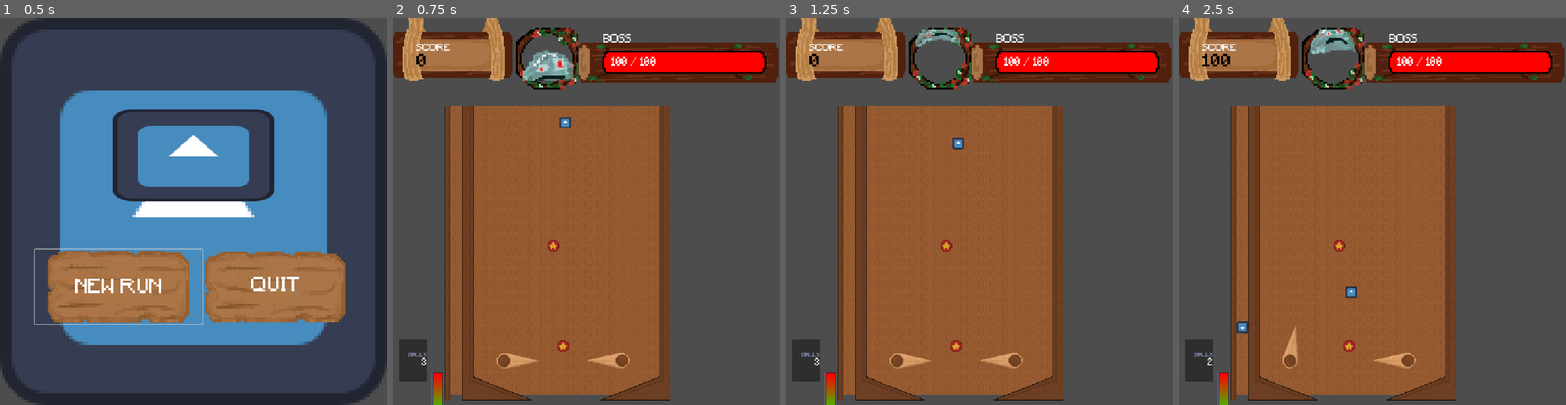
Above: before the commit, frames 1-4 (left to right).
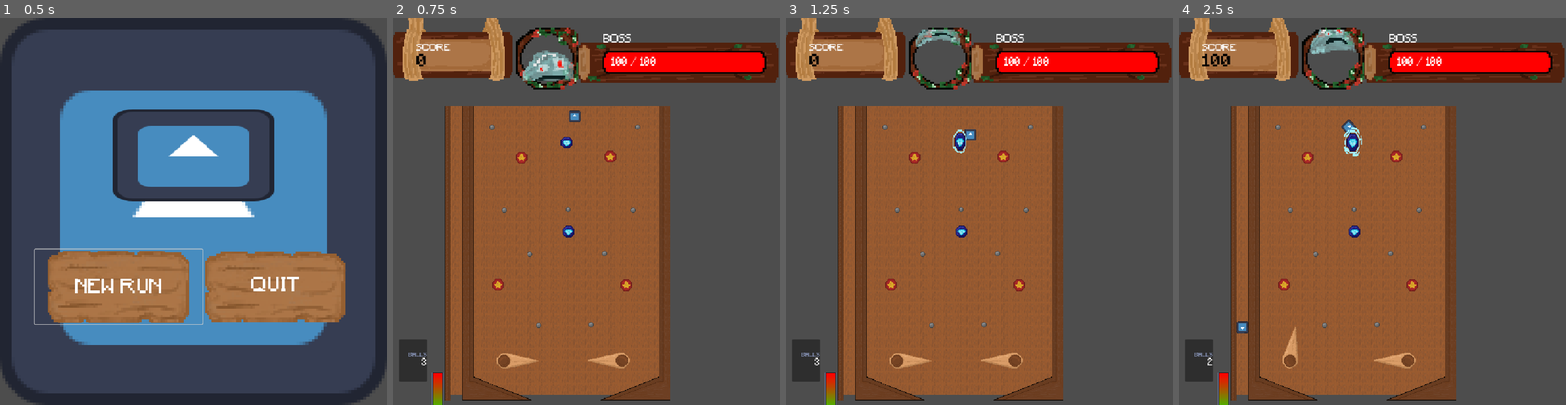
Above: after the commit, the same moments.

Repository: Josephs101/Hack-Haven-Game
Game: Godot game, scene res://scenes/start_menu.tscn
Two runs of this game, one before a commit and one after it. Both use one fixed random seed, a clock stepped at 60 frames per second and the inputs below. The engine's default icon, where the game draws it, is replaced by a stand-in: a white triangle on a blue panel in a dark square.
Inputs:
- Up to frame 1 (0.5 s): no input
- Up to frame 2 (0.75 s): click "NEW RUN" at 0.5 s
- Up to frame 3 (1.25 s): no input
- Up to frame 4 (2.5 s): tap Enter at 1.25 s; tap S (launch) at 1.35 s; hold A (LeftFlipper) from 2.03 s (still down); tap K at 2.1 s

Frame 1 is identical in both runs. In frame 2, 0.9% of the frame differs, in the area x 24-64%, y 23-87%; in frame 3, 0.9%; in frame 4, 1.0%, in the area x 24-64%, y 26-87%.

Commit message:
Finished First Level
setup done

Diff:
--- /dev/null
+++ b/scenes/gameplay/BlueBumper.tscn
@@ -0,0 +1,94 @@
+[gd_scene format=3 uid="uid://dk1025l1hjsa7"]
+
+[ext_resource type="Script" uid="uid://dl4yydjtbqlx3" path="res://scenes/gameplay/red_bumper.gd" id="1_lfvn2"]
+[ext_resource type="PackedScene" uid="uid://djtoeipqgwphp" path="res://scenes/gameplay/Bumper.tscn" id="2_3fskq"]
+[ext_resource type="Texture2D" uid="uid://c11gceex17sqg" path="res://assets/sprites/blue_bumper_animation.png" id="3_lfvn2"]
+
+[sub_resource type="AtlasTexture" id="AtlasTexture_3fskq"]
+atlas = ExtResource("3_lfvn2")
+region = Rect2(48, 0, 48, 48)
+
+[sub_resource type="AtlasTexture" id="AtlasTexture_2hgb3"]
+atlas = ExtResource("3_lfvn2")
+region = Rect2(96, 0, 48, 48)
+
+[sub_resource type="AtlasTexture" id="AtlasTexture_qbn11"]
+atlas = ExtResource("3_lfvn2")
+region = Rect2(144, 0, 48, 48)
+
+[sub_resource type="AtlasTexture" id="AtlasTexture_6rppa"]
+atlas = ExtResource("3_lfvn2")
+region = Rect2(192, 0, 48, 48)
+
+[sub_resource type="AtlasTexture" id="AtlasTexture_otybg"]
+atlas = ExtResource("3_lfvn2")
+region = Rect2(240, 0, 48, 48)
+
+[sub_resource type="AtlasTexture" id="AtlasTexture_yy3rv"]
+atlas = ExtResource("3_lfvn2")
+region = Rect2(288, 0, 48, 48)
+
+[sub_resource type="AtlasTexture" id="AtlasTexture_ny48j"]
+atlas = ExtResource("3_lfvn2")
+region = Rect2(336, 0, 48, 48)
+
+[sub_resource type="AtlasTexture" id="AtlasTexture_w0tsr"]
+atlas = ExtResource("3_lfvn2")
+region = Rect2(384, 0, 48, 48)
+
+[sub_resource type="AtlasTexture" id="AtlasTexture_0p1s8"]
+atlas = ExtResource("3_lfvn2")
+region = Rect2(0, 0, 48, 48)
+
+[sub_resource type="SpriteFrames" id="SpriteFrames_ucolp"]
+animations = [{
+"frames": [{
+"duration": 1.0,
+"texture": SubResource("AtlasTexture_3fskq")
+}, {
+"duration": 1.0,
+"texture": SubResource("AtlasTexture_2hgb3")
+}, {
+"duration": 1.0,
+"texture": SubResource("AtlasTexture_qbn11")
+}, {
+"duration": 1.0,
+"texture": SubResource("AtlasTexture_6rppa")
+}, {
+"duration": 1.0,
+"texture": SubResource("AtlasTexture_otybg")
+}, {
+"duration": 1.0,
+"texture": SubResource("AtlasTexture_yy3rv")
+}, {
+"duration": 1.0,
+"texture": SubResource("AtlasTexture_ny48j")
+}, {
+"duration": 1.0,
+"texture": SubResource("AtlasTexture_w0tsr")
+}],
+"loop": false,
+"name": &"Bounce",
+"speed": 24.0
+}, {
+"frames": [{
+"duration": 1.0,
+"texture": SubResource("AtlasTexture_0p1s8")
+}],
+"loop": true,
+"name": &"Rest",
+"speed": 24.0
+}]
+
+[node name="BlueBumper" type="Node2D" unique_id=118269851]
+script = ExtResource("1_lfvn2")
+
+[node name="Bumper" parent="." unique_id=1407537393 instance=ExtResource("2_3fskq")]
+
+[node name="AnimatedSprite2D" type="AnimatedSprite2D" parent="." unique_id=1985112362]
+position = Vector2(2, 4)
+scale = Vector2(2, 2)
+sprite_frames = SubResource("SpriteFrames_ucolp")
+animation = &"Bounce"
+frame = 7
+frame_progress = 1.0
--- a/scenes/gameplay/Peg.tscn
+++ b/scenes/gameplay/Peg.tscn
@@ -1,8 +1,14 @@
 [gd_scene format=3 uid="uid://bew01jfprilr"]
+
+[ext_resource type="Texture2D" uid="uid://cix8aqsc11x6t" path="res://assets/sprites/Sprite_sheet_'1.png" id="1_76axe"]
 
 [sub_resource type="PhysicsMaterial" id="PhysicsMaterial_ylhm0"]
 friction = 0.1
 bounce = 0.9
+
+[sub_resource type="AtlasTexture" id="AtlasTexture_m1bjx"]
+atlas = ExtResource("1_76axe")
+region = Rect2(16.007046, -0.10516739, 16.08918, 16.089182)
 
 [sub_resource type="CircleShape2D" id="CircleShape2D_l3ops"]
 radius = 8.0
@@ -11,6 +17,8 @@
 physics_material_override = SubResource("PhysicsMaterial_ylhm0")
 
 [node name="Sprite2D" type="Sprite2D" parent="." unique_id=509727277]
+scale = Vector2(1.75, 1.75)
+texture = SubResource("AtlasTexture_m1bjx")
 
 [node name="CollisionShape2D" type="CollisionShape2D" parent="." unique_id=965823464]
 shape = SubResource("CircleShape2D_l3ops")
--- a/scenes/level1/Level1.tscn
+++ b/scenes/level1/Level1.tscn
@@ -5,6 +5,7 @@
 [ext_resource type="PackedScene" uid="uid://3unhg68ipx4b" path="res://scenes/gameplay/PinBall.tscn" id="3_ospsn"]
 [ext_resource type="PackedScene" uid="uid://bew01jfprilr" path="res://scenes/gameplay/Peg.tscn" id="5_eugj0"]
 [ext_resource type="PackedScene" uid="uid://csocqn4oj32a" path="res://scenes/gameplay/RedBumper.tscn" id="5_ospsn"]
+[ext_resource type="PackedScene" uid="uid://dk1025l1hjsa7" path="res://scenes/gameplay/BlueBumper.tscn" id="6_vc60b"]
 
 [node name="Level1" type="Node2D" unique_id=1978717256]
 
@@ -26,24 +27,51 @@
 rotation = 3.1415927
 
 [node name="Ball (RigidBody2D)" parent="." unique_id=1920199290 instance=ExtResource("3_ospsn")]
-position = Vector2(477, 286)
+position = Vector2(503, 269)
 
 [node name="Peg" parent="." unique_id=1192331612 instance=ExtResource("5_eugj0")]
-position = Vector2(313, 718)
+position = Vector2(485, 530)
+
+[node name="Peg6" parent="." unique_id=1773738865 instance=ExtResource("5_eugj0")]
+position = Vector2(379, 654)
+
+[node name="Peg7" parent="." unique_id=863137333 instance=ExtResource("5_eugj0")]
+position = Vector2(586, 652)
+
+[node name="Peg8" parent="." unique_id=1514614331 instance=ExtResource("5_eugj0")]
+position = Vector2(677, 302)
+
+[node name="Peg9" parent="." unique_id=928040918 instance=ExtResource("5_eugj0")]
+position = Vector2(275, 303)
 
 [node name="Peg2" parent="." unique_id=2110615976 instance=ExtResource("5_eugj0")]
-position = Vector2(576, 723)
+position = Vector2(549, 850)
+
+[node name="Peg5" parent="." unique_id=1355642591 instance=ExtResource("5_eugj0")]
+position = Vector2(404, 851)
 
 [node name="Peg3" parent="." unique_id=1572626248 instance=ExtResource("5_eugj0")]
-position = Vector2(654, 508)
+position = Vector2(665, 532)
 
 [node name="Peg4" parent="." unique_id=1458433199 instance=ExtResource("5_eugj0")]
-position = Vector2(317, 526)
+position = Vector2(309, 532)
 
 [node name="RedBumper" parent="." unique_id=118269851 instance=ExtResource("5_ospsn")]
-position = Vector2(471, 909)
+position = Vector2(646, 740)
+
+[node name="RedBumper3" parent="." unique_id=101182168 instance=ExtResource("5_ospsn")]
+position = Vector2(602, 384)
+
+[node name="RedBumper4" parent="." unique_id=598441023 instance=ExtResource("5_ospsn")]
+position = Vector2(356, 387)
 
 [node name="RedBumper2" parent="." unique_id=2000380747 instance=ExtResource("5_ospsn")]
-position = Vector2(444, 631)
+position = Vector2(291, 739)
+
+[node name="BlueBumper" parent="." unique_id=858114406 instance=ExtResource("6_vc60b")]
+position = Vector2(481, 345)
+
+[node name="BlueBumper2" parent="." unique_id=1352033609 instance=ExtResource("6_vc60b")]
+position = Vector2(486, 592)
 
 [editable path="Flippers2"]
